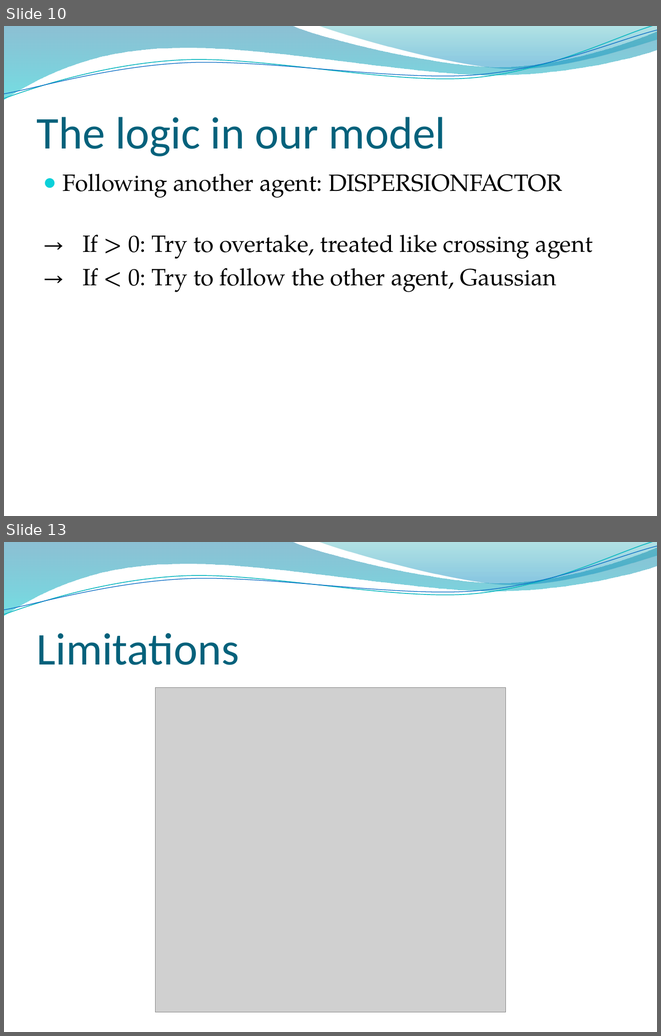
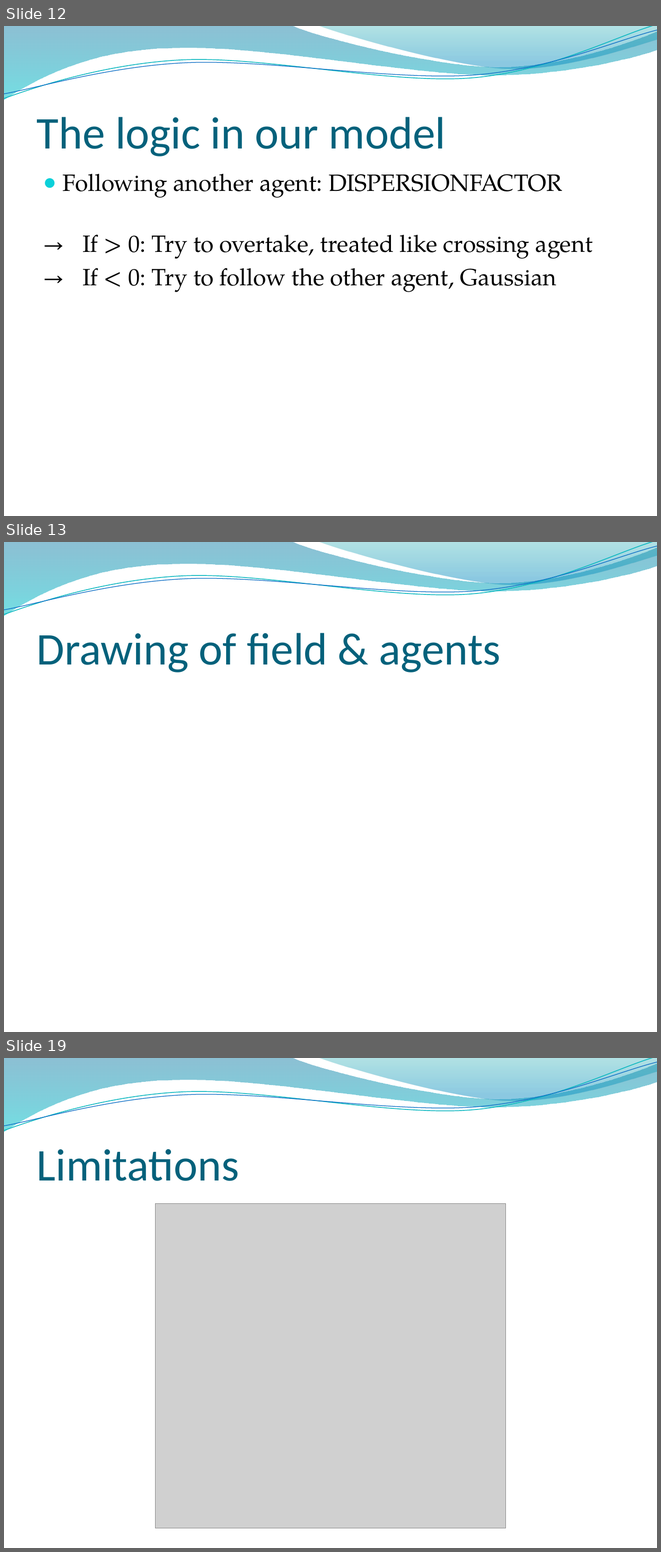
Before and after one commit to ratheile/MSSSM, a slide deck: presentation/Presentation.pptx. Shown one above the other, each under a label of ours: slides 10 and 13 before the commit, slides 12, 13 and 19 after it; the slides between them are not shown. The pictures are 661x1036 and 661x1552 pixels, drawn with LibreOffice and Linux fonts; fonts in the diff are those of the drawing; grey boxes stand for pictures; background and template pictures are left out. Boxes give left, top, right and bottom in pixels: in the first picture for what was removed or moved away, otherwise in the second. Text is boxed around its words. In the diff, an @@ line names an element or a change of style, - is before the commit and + after.

```diff
--- a/presentation/Presentation.pptx
+++ b/presentation/Presentation.pptx
@@ slide 13 added at <box>4,542,657,1032</box>, background picture (left out); not listed: 4 template elements that a slide beside it also shows @@
@@ title added at <box>37,633,501,672</box>, 50 pt, text #04617B @@
+Drawing of field & agents
@@ what was slide 10 is now slide 12 @@
@@ what was slide 13 is now slide 19 @@
```
Also in this commit, not shown: 1 slide changed, 10 other slides added, 4 slides removed.
